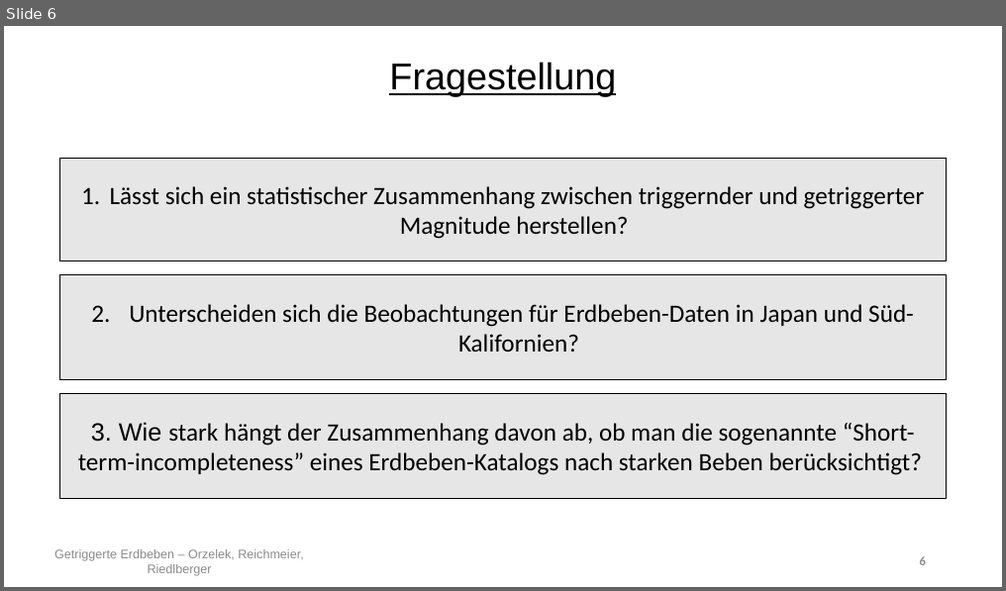
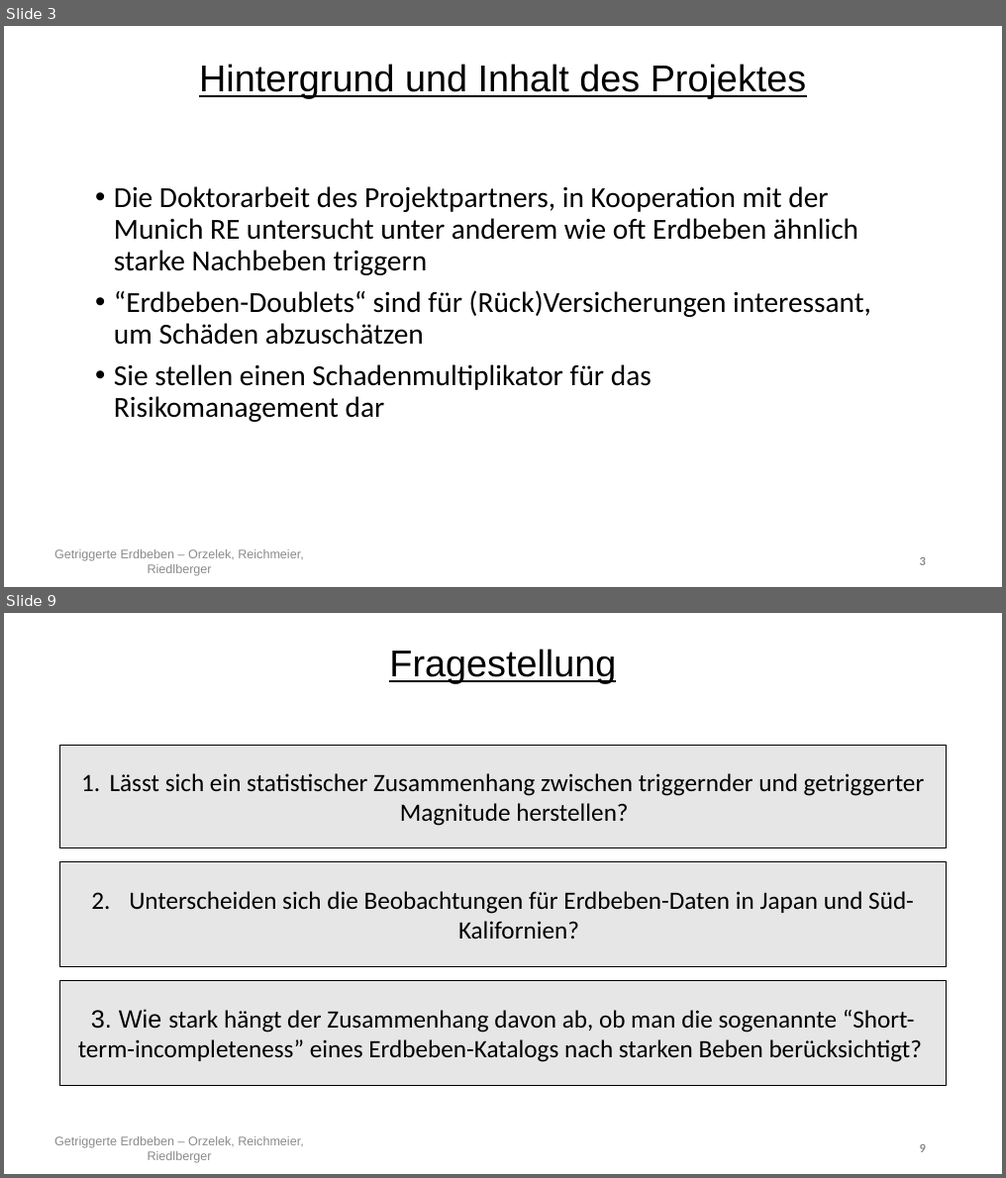
Before and after one commit to Kati77/Praktikum-Erdbeben, a slide deck: PP.pptx. Shown one above the other, each under a label of ours: slide 6 before the commit, slides 3 and 9 after it; the slides between them are not shown. The pictures are 1006x591 and 1006x1178 pixels, drawn with LibreOffice and Linux fonts; fonts in the diff are those of the drawing. Boxes give left, top, right and bottom in pixels: in the first picture for what was removed or moved away, otherwise in the second. Text is boxed around its words. In the diff, an @@ line names an element or a change of style, - is before the commit and + after.

```diff
--- a/PP.pptx
+++ b/PP.pptx
@@ slide 3 added at (4,26,1002,587), background #FFFFFF @@
@@ text added at (199,64,806,99), 36 pt, text #000000, underline @@
+Hintergrund und Inhalt des Projektes
@@ text added at (114,186,871,422), 28 pt, text #000000 @@
+• Die Doktorarbeit des Projektpartners, in Kooperation mit der Munich RE untersucht unter anderem wie oft Erdbeben ähnlich starke Nachbeben triggern
+• “Erdbeben-Doublets“ sind für (Rück)Versicherungen interessant, um Schäden abzuschätzen
+• Sie stellen einen Schadenmultiplikator für das Risikomanagement dar
@@ text added at (54,550,303,576), 12 pt, text #8C8C8C @@
+Getriggerte Erdbeben – Orzelek, Reichmeier, Riedlberger
@@ page number added at (920,558,926,566), 12 pt, text #8C8C8C, bold @@
+3
@@ what was slide 6 is now slide 9 @@
```
Also in this commit, not shown: 9 slides changed, 4 other slides added, 1 slide removed.
